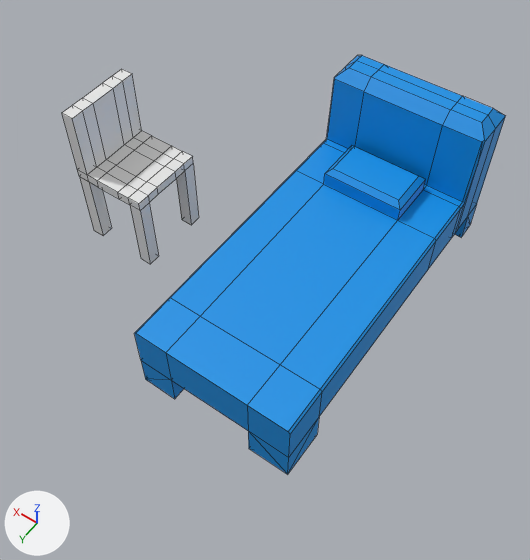
A saved change to the Blender file BlenderProject/allModels.blend.
The view is the same before and after, from a 50 mm camera at (-2.66, 3.74, 6.42) aimed at (0.27, -0.36, -0.02). Every picture has the same lights, and +X, +Y and +Z are marked at lower left. Mesh edges are drawn as thin lines.

In view in the first picture: 'Bed', 'Chair'.
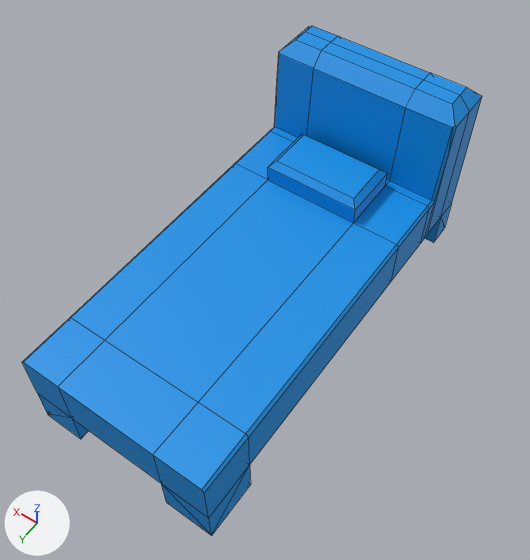
Boxes (x1, y1, x2, y2) around the edits, measured in the pictures (530 x 560 px):
```json
{"object": "Bed", "change": "moved", "before": [134, 55, 505, 474], "after": [22, 26, 482, 536]}
{"object": "Chair", "change": "hidden", "before": [62, 69, 199, 264]}
```

The change, as JSON lines over the scene's bpy script:
```json
{"block": "me_立方体", "where": "me_立方体.from_pydata(...)  # 150 vertices, 144 faces; spans x -1.0..1.0, y -3.38..1.0, z -1.06..1.0"}
{"block": "me_立方体", "where": "# used by ob_bed; location = (0.0, 0.0, 0.0)"}
{"block": "me_立方体", "change": "me_立方体 part 1: the whole mesh is moved by (-0.02, 1.85, 0.27)"}
{"op": "set", "path": "ob_bed.location", "old": "(0.0, 0.0, 0.0)", "new": "(0.0, -0.61, 0.79)"}
{"op": "add", "block": "ob_chair", "code": "ob_chair.hide_set(True)"}
```
